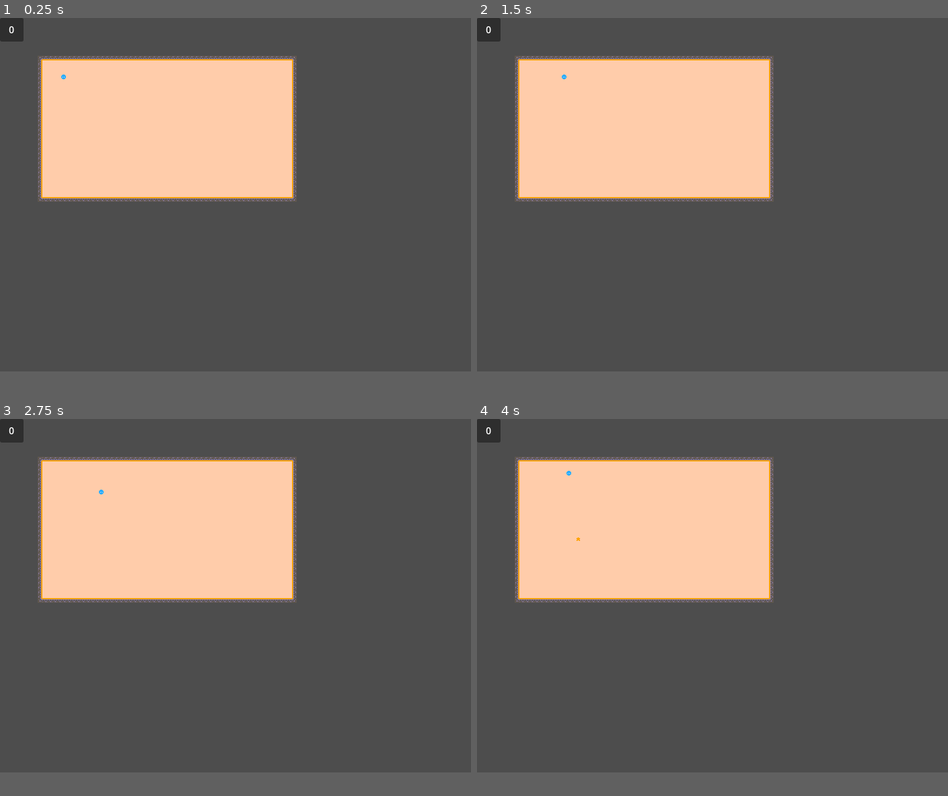
Above: before the commit, frames 1-4 (two rows, left to right).
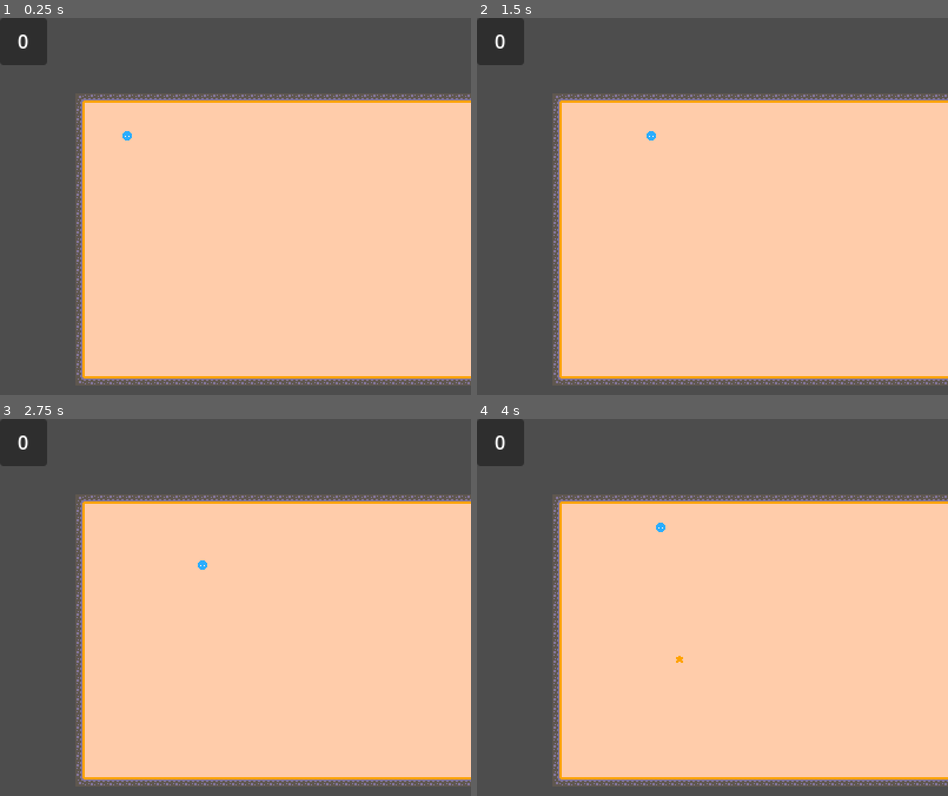
Above: after the commit, the same moments.

Repository: quiet-night-studio/snake
Game: Godot game, scene res://main.tscn
Two runs of this game, one before a commit and one after it. Both use one fixed random seed, a clock stepped at 60 frames per second and the inputs below.
Inputs:
- Up to frame 1 (0.25 s): no input
- Up to frame 2 (1.5 s): hold Right (ui_right) 0.53-1.28 s; hold Down (ui_down) from 1.28 s (still down)
- Up to frame 3 (2.75 s): release Down (ui_down) at 2.03 s; hold Right (ui_right) from 2.03 s (still down)
- Up to frame 4 (4 s): release Right (ui_right) at 2.78 s; hold Up (ui_up) 2.78-3.53 s; hold Left (ui_left) from 3.53 s (still down)
In our replay, the window is 800x600 before the commit and 800x640 after it. These sizes can differ from the game's own. Grey fills any space a smaller window leaves; there, only what the larger window draws over its background counts as a difference.

The runs differ from the first frame. In frame 1, 60% of the frame differs, in the area x 0-100%, y 0-98%; in frame 2, 60%; in frame 3, 60%; in frame 4, 60%.

Commit message:
correct screen size

Diff:
--- a/project.godot
+++ b/project.godot
@@ -21,8 +21,8 @@
 
 [display]
 
-window/size/viewport_width=800
-window/size/viewport_height=600
+window/size/viewport_width=400
+window/size/viewport_height=320
 window/stretch/mode="viewport"
 
 [input]
